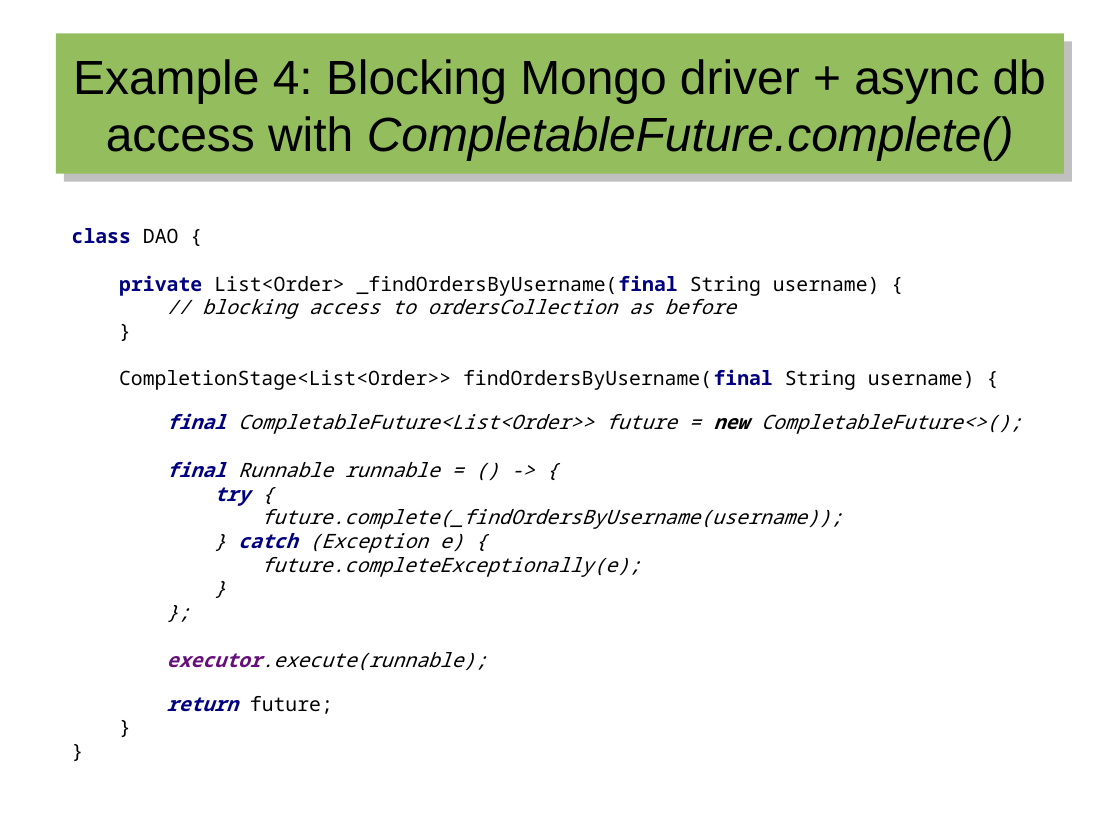
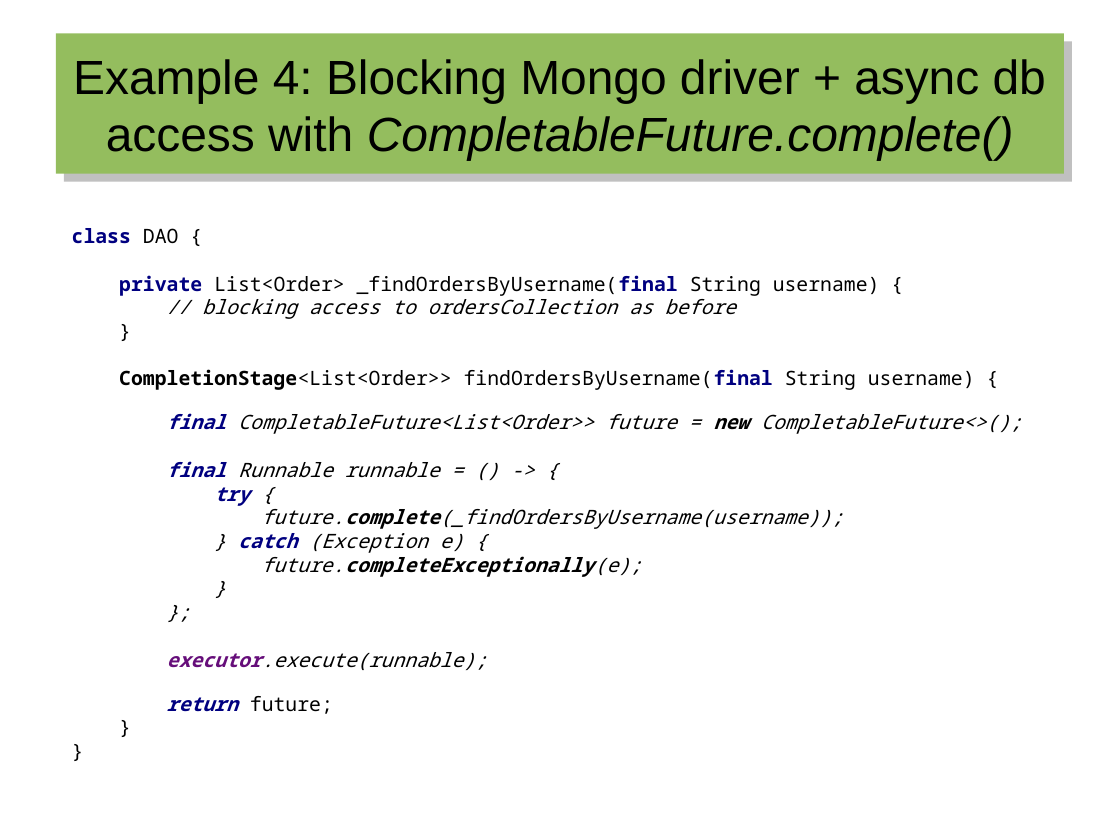
Before and after one commit to hermannhueck/reactive-mongo-access, a slide deck: slide 29 of Slides/2016-08_Reactive Mongo Access from Java 8.odp. Drawn at 1120x840 pixels with LibreOffice and Linux fonts; fonts in the diff are those of the drawing. Boxes give left, top, right and bottom in pixels: in the first picture for what was removed or moved away, otherwise in the second. Text is boxed around its words. In the diff, an @@ line names an element or a change of style, - is before the commit and + after.

```diff
--- a/Slides/2016-08_Reactive Mongo Access from Java 8.odp
+++ b/Slides/2016-08_Reactive Mongo Access from Java 8.odp
@@ text "class DAO { private List<Order> ..." at box(72, 228, 1022, 714): bold on in "CompletionStage<List<Order>> future.complete(_findOrdersByUs ..." @@
```
Also in this commit, not shown: 10 other slides changed, 15 other files.
